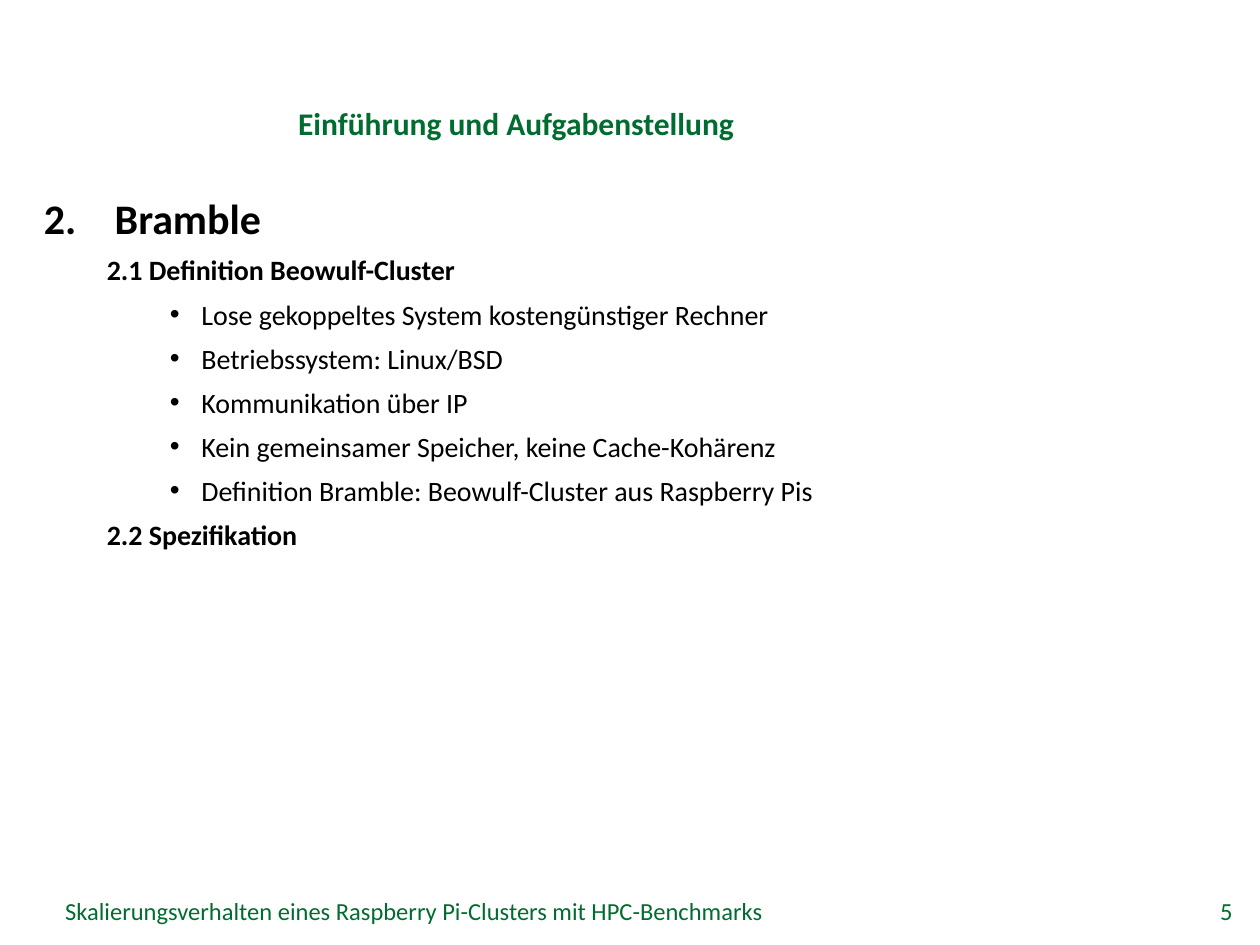
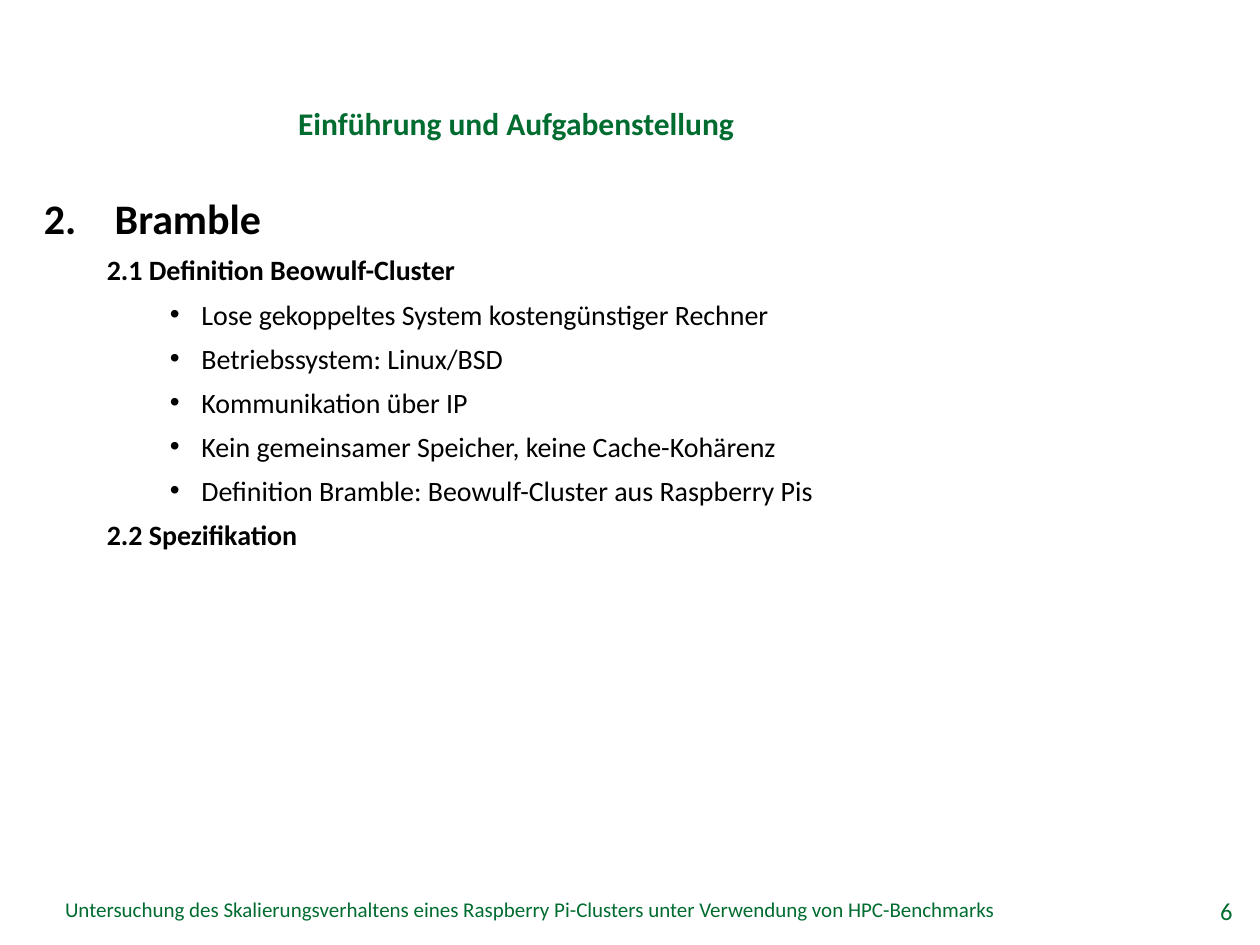
Before and after one commit to missgreenwood/bachelor-arbeit, a slide deck: slide 6 of Disputation/grei14.pptx (slide 5 before the commit). Drawn at 1260x945 pixels with LibreOffice and Linux fonts; fonts in the diff are those of the drawing; background and template pictures are left out. Boxes give left, top, right and bottom in pixels: in the first picture for what was removed or moved away, otherwise in the second. Text is boxed around its words. In the diff, an @@ line names an element or a change of style, - is before the commit and + after.

```diff
--- a/Disputation/grei14.pptx
+++ b/Disputation/grei14.pptx
@@ text at (65, 902, 994, 921): text changed; size 14 to 12 pt @@
-Skalierungsverhalten eines Raspberry Pi-Clusters mit HPC-Benchmarks
+Untersuchung des Skalierungsverhaltens eines Raspberry Pi-Clusters unter Verwendung von HPC-Benchmarks
@@ page number at (1220, 903, 1232, 920): text changed @@
-5
+6
```
Also in this commit, not shown: 23 other slides changed, 1 slide added, 1 slide removed, 5 other files.
